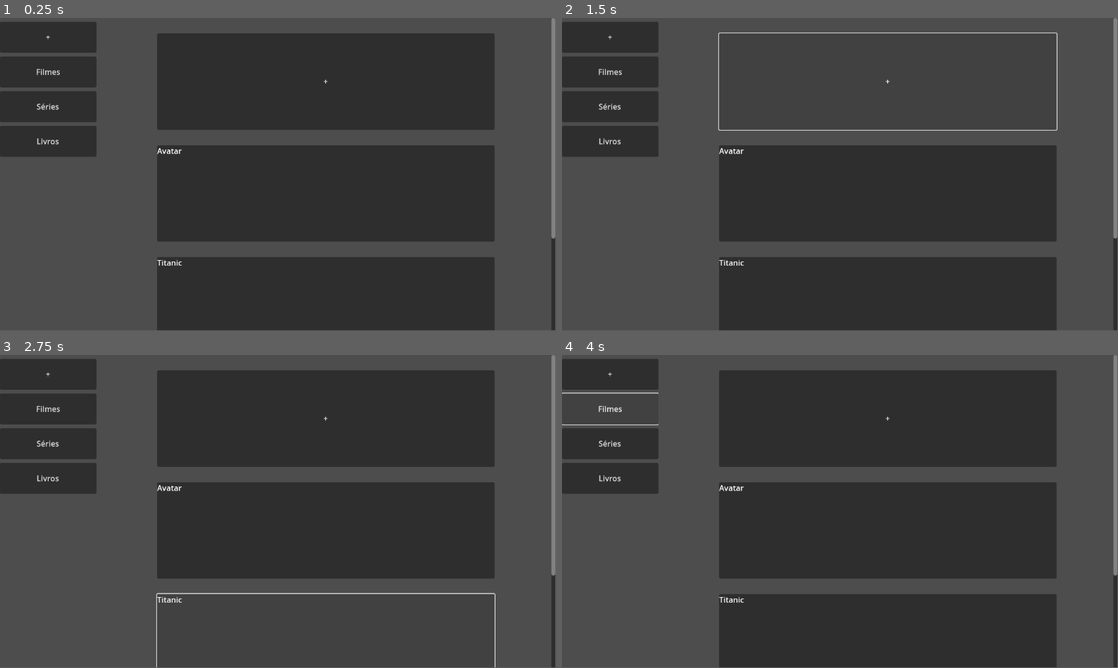
Above: before the commit, frames 1-4 (two rows, left to right).
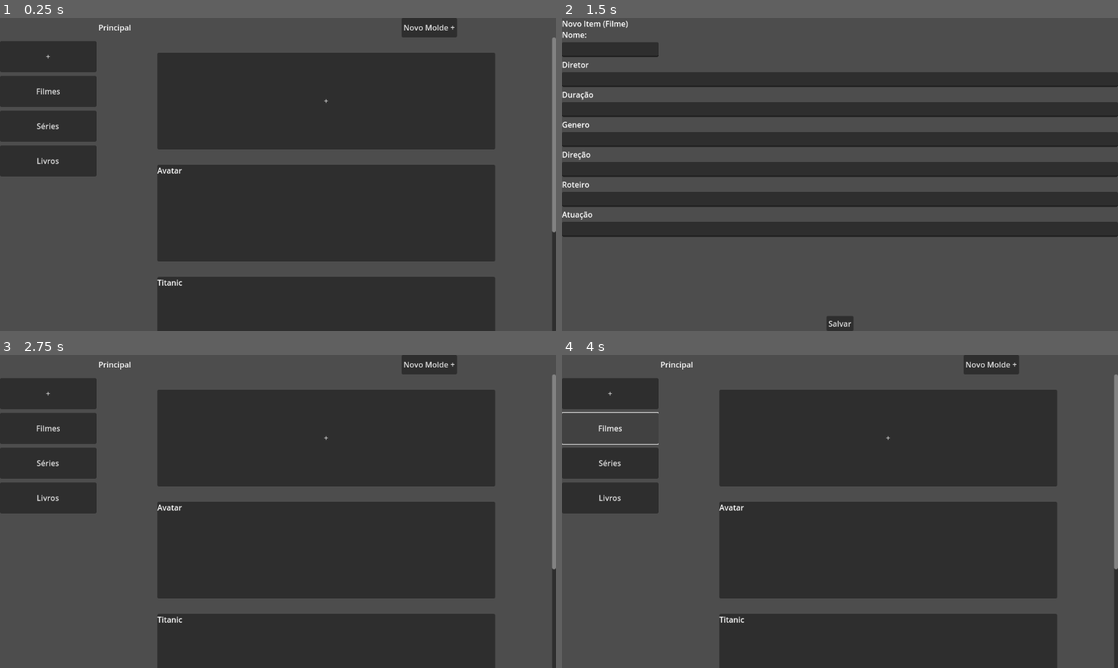
Above: after the commit, the same moments.

Repository: ramon-rodrigues3/AVLAR
Game: Godot game, scene res://main.tscn
Same seed, same stepped clock (60 frames per second), same inputs: the game is played once before the commit and once after it.
Inputs (mouse positions are in pixels of both pictures, inside the frame that each line leads up to):
- Up to frame 1 (0.25 s): no input
- Up to frame 2 (1.5 s): click "+" at 0.5 s; click "+" at 1.25 s
- Up to frame 3 (2.75 s): click (278, 658) at 2 s, where only the run after the commit has a clickable "Salvar"
- Up to frame 4 (4 s): click (990, 364) at 2.75 s, where only the run after the commit has a clickable "Novo Molde +"; click "Filmes" at 3.5 s
In our replay, the window is 799x449 before the commit and 800x450 after it. These sizes can differ from the game's own. Grey fills any space a smaller window leaves; there, only what the larger window draws over its background counts as a difference.

The runs differ from the first frame. In frame 1, 20% of the frame differs, in the area x 0-100%, y 0-100%; in frame 2, 40%; in frame 3, 17%; in frame 4, 19%.

Commit message:
adicionar cenas nova categoria e novo molde

Diff:
--- a/main.tscn
+++ b/main.tscn
@@ -1,5 +1,6 @@
-[gd_scene load_steps=3 format=3 uid="uid://chlj4gl0mb1ey"]
+[gd_scene load_steps=4 format=3 uid="uid://chlj4gl0mb1ey"]
 
+[ext_resource type="Script" path="res://main.gd" id="1_fg07v"]
 [ext_resource type="Script" path="res://scripts/categorias.gd" id="1_pr41t"]
 [ext_resource type="Script" path="res://scripts/section.gd" id="2_y4t8n"]
 
@@ -10,9 +11,11 @@
 anchor_bottom = 1.0
 grow_horizontal = 2
 grow_vertical = 2
+script = ExtResource("1_fg07v")
 
 [node name="Categorias" type="ScrollContainer" parent="."]
 layout_mode = 0
+offset_top = 40.0
 offset_right = 200.0
 offset_bottom = 650.0
 script = ExtResource("1_pr41t")
@@ -25,6 +28,7 @@
 [node name="Section" type="ScrollContainer" parent="."]
 layout_mode = 0
 offset_left = 200.0
+offset_top = 40.0
 offset_right = 1152.0
 offset_bottom = 650.0
 script = ExtResource("2_y4t8n")
@@ -33,3 +37,22 @@
 custom_minimum_size = Vector2(952, 650)
 layout_mode = 2
 theme_override_constants/separation = 32
+
+[node name="HBoxContainer" type="HBoxContainer" parent="."]
+layout_mode = 0
+offset_right = 1152.0
+offset_bottom = 40.0
+theme_override_constants/separation = 560
+alignment = 1
+
+[node name="Label" type="Label" parent="HBoxContainer"]
+layout_mode = 2
+size_flags_vertical = 1
+text = "Principal"
+vertical_alignment = 1
+
+[node name="Button" type="Button" parent="HBoxContainer"]
+layout_mode = 2
+text = "Novo Molde +"
+
+[connection signal="pressed" from="HBoxContainer/Button" to="." method="_on_button_pressed"]
--- a/novo_item.tscn
+++ b/novo_item.tscn
@@ -53,3 +53,5 @@
 grow_horizontal = 2
 grow_vertical = 0
 text = "Salvar"
+
+[connection signal="pressed" from="Button" to="." method="_on_button_pressed"]
--- a/project.godot
+++ b/project.godot
@@ -19,6 +19,11 @@
 
 Global="*res://scripts/global.gd"
 
+[display]
+
+window/stretch/mode="viewport"
+window/stretch/aspect="expand"
+
 [gui]
 
 common/drop_mouse_on_gui_input_disabled=true
--- a/scripts/categorias.gd
+++ b/scripts/categorias.gd
@@ -8,6 +8,7 @@
 	var add_new_categoria_button = Button.new()
 	add_new_categoria_button.text = "+"
 	add_new_categoria_button.custom_minimum_size = Vector2(200, 64)
+	add_new_categoria_button.pressed.connect(abrir_cena_nova_categoria)
 	vbox.add_child(add_new_categoria_button)
 
 	for categoria in categoriaAPI.get_categoria_list():
@@ -15,3 +16,6 @@
 		button.text = categoria
 		button.custom_minimum_size = Vector2(200, 64)
 		vbox.add_child(button)
+
+func abrir_cena_nova_categoria():
+	get_tree().change_scene_to_file("res://nova_categoria.tscn")
--- a/scripts/novo_item.gd
+++ b/scripts/novo_item.gd
@@ -24,3 +24,7 @@
 		vbox_2.add_child(label)
 		vbox_2.add_child(line_edit)
 		vbox.add_child(vbox_2)
+
+
+func _on_button_pressed():
+	get_tree().change_scene_to_file("res://main.tscn")
--- a/scripts/section.gd
+++ b/scripts/section.gd
@@ -11,6 +11,7 @@
 	add_new_item_button.custom_minimum_size = Vector2(700, 200)
 	add_new_item_button.size_flags_horizontal = Control.SIZE_SHRINK_CENTER
 	add_new_item_button.size_flags_vertical = Control.SIZE_SHRINK_CENTER
+	add_new_item_button.pressed.connect(abrir_cena_novo_item)
 	vbox.add_child(add_new_item_button)
 
 	for item in itemAPI.get_item_list():
@@ -22,3 +23,6 @@
 		label.text = item["nome"]
 		button.add_child(label)
 		vbox.add_child(button)
+
+func abrir_cena_novo_item():
+	get_tree().change_scene_to_file("res://novo_item.tscn")
